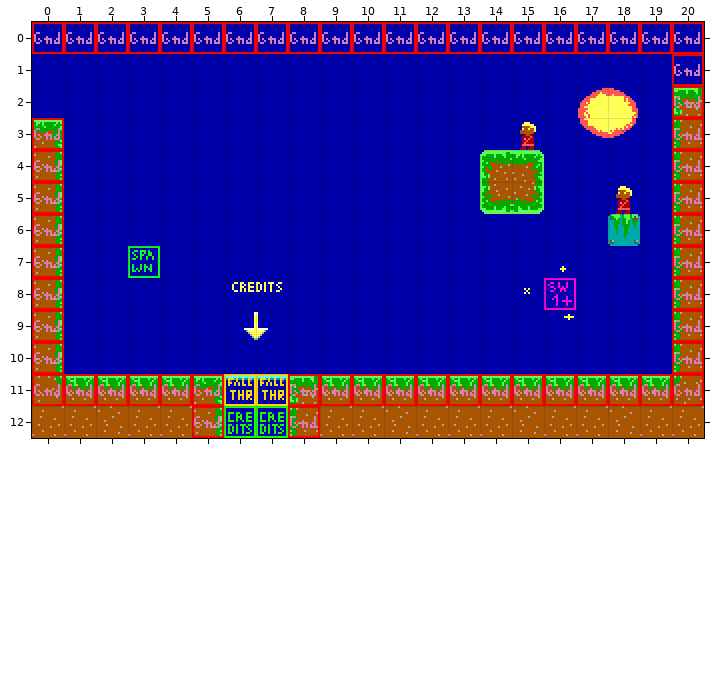
Tiled map, stored at levels/0B0Ab1.tmx. Above, as it was before the edit.
Cells are 16x16 px. Shown: x 0..20, y 0..12.
Once edited:
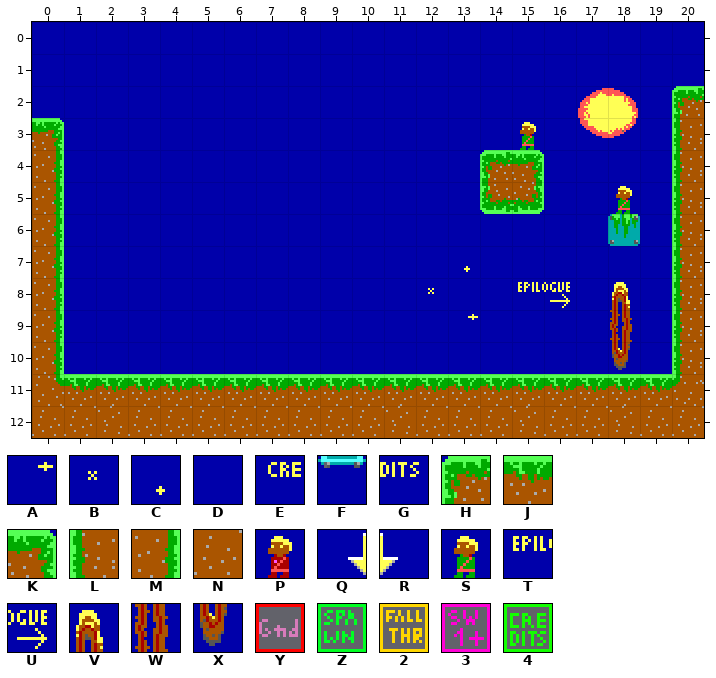
Key: from "Tileset": A 2, B 22, C 23, D 44, E 51, F 64, G 71, H 81, J 82, K 83, L 101, M 103, N 122, P 199, Q 223, R 224; from "Tileset4": S 64, T 70, U 71, V 91, W 111, X 131; from "obj_layer": Y 1, Z 2, 2 4, 3 9, 4 15.
_ is an empty cell.
Changes in this commit:
{"where": "layer \"bg\""}
{"y":3,"x":15,"old":"P","new":"S"}
{"y":5,"x":18,"old":"P","new":"S"}
{"y":7,"x":13,"old":"D","new":"C"}
{"y":7,"x":16,"old":"C","new":"D"}
{"y":8,"x":6,"old":"EG","new":"DD"}
{"y":8,"x":12,"old":"D","new":"B"}
{"y":8,"x":15,"old":"BD","new":"TU"}
{"y":8,"x":18,"old":"D","new":"V"}
{"y":9,"x":6,"old":"QR","new":"DD"}
{"y":9,"x":13,"old":"D","new":"A"}
{"y":9,"x":16,"old":"A","new":"D"}
{"y":9,"x":18,"old":"D","new":"W"}
{"y":10,"x":18,"old":"D","new":"X"}
{"y":11,"x":5,"old":"KFFH","new":"JJJJ"}
{"y":12,"x":5,"old":"MDDL","new":"NNNN"}
{"where": "layer \"col\" (now hidden)"}
{"y":0,"x":0,"old":"YYYYYYYYYYYYYYYYYYYYY","new":"_____________________"}
{"y":1,"x":20,"old":"Y","new":"_"}
{"y":2,"x":20,"old":"Y","new":"_"}
{"y":3,"x":0,"old":"Y","new":"_"}
{"y":3,"x":20,"old":"Y","new":"_"}
{"y":4,"x":0,"old":"Y","new":"_"}
{"y":4,"x":20,"old":"Y","new":"_"}
{"y":5,"x":0,"old":"Y","new":"_"}
{"y":5,"x":20,"old":"Y","new":"_"}
{"y":6,"x":0,"old":"Y","new":"_"}
{"y":6,"x":20,"old":"Y","new":"_"}
{"y":7,"x":0,"old":"Y","new":"_"}
{"y":7,"x":3,"old":"Z","new":"_"}
{"y":7,"x":20,"old":"Y","new":"_"}
{"y":8,"x":0,"old":"Y","new":"_"}
{"y":8,"x":16,"old":"3","new":"_"}
{"y":8,"x":20,"old":"Y","new":"_"}
{"y":9,"x":0,"old":"Y","new":"_"}
{"y":9,"x":20,"old":"Y","new":"_"}
{"y":10,"x":0,"old":"Y","new":"_"}
{"y":10,"x":20,"old":"Y","new":"_"}
{"y":11,"x":0,"old":"YYYYYY22YYYYYYYYYYYYY","new":"_____________________"}
{"y":12,"x":5,"old":"Y44Y","new":"____"}
{"label":"changed","picture_box":[32,22,704,438]}
